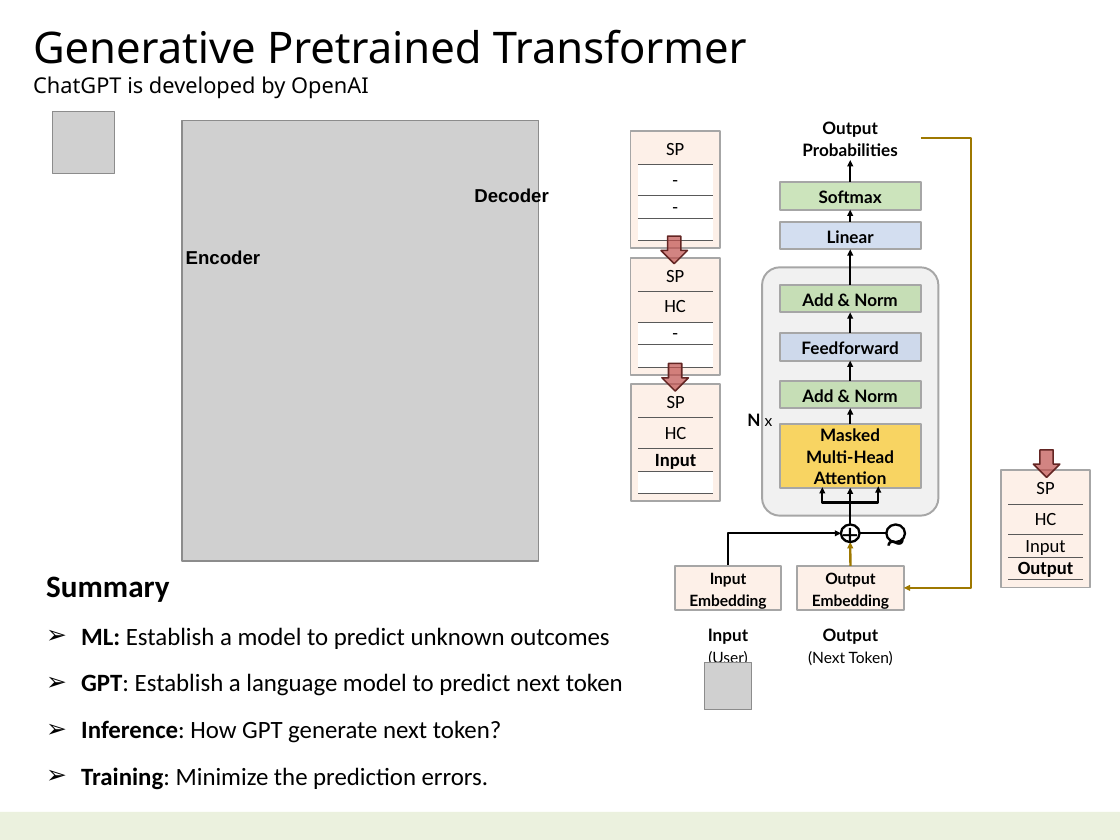
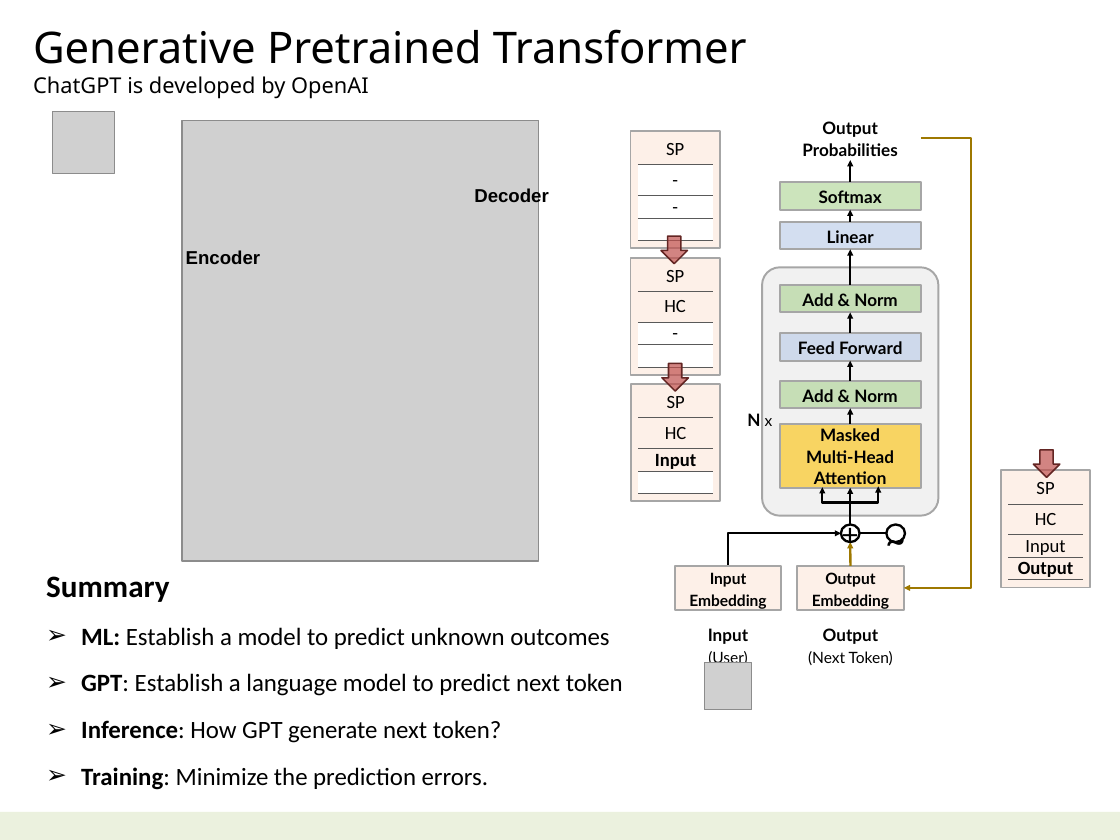
Before and after one commit to navibator/crazy-ai, a slide deck: slide 16 of ai.pptx. Drawn at 1120x840 pixels with LibreOffice and Linux fonts; fonts in the diff are those of the drawing; grey boxes stand for pictures. Boxes give left, top, right and bottom in pixels: in the first picture for what was removed or moved away, otherwise in the second. Text is boxed around its words. In the diff, an @@ line names an element or a change of style, - is before the commit and + after.

```diff
--- a/ai.pptx
+++ b/ai.pptx
@@ text in rectangle at bbox=[798, 341, 902, 354]: text changed @@
-Feedforward
+Feed Forward
```
Also in this commit, not shown: 2 other slides changed, 1 other file.
